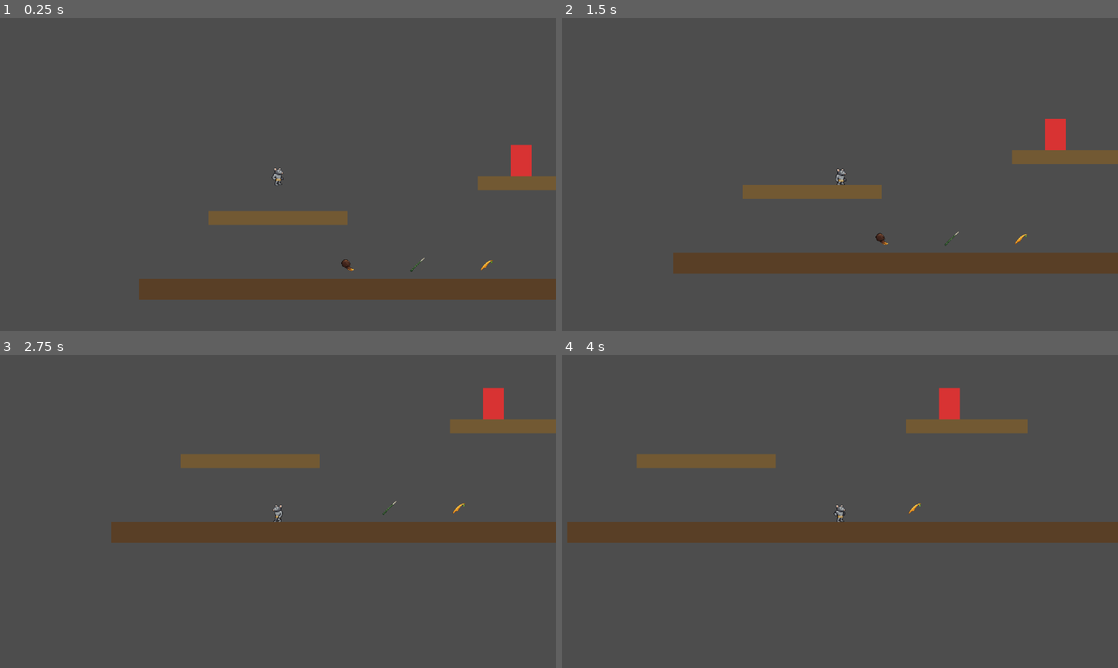
Above: before the commit, frames 1-4 (two rows, left to right).
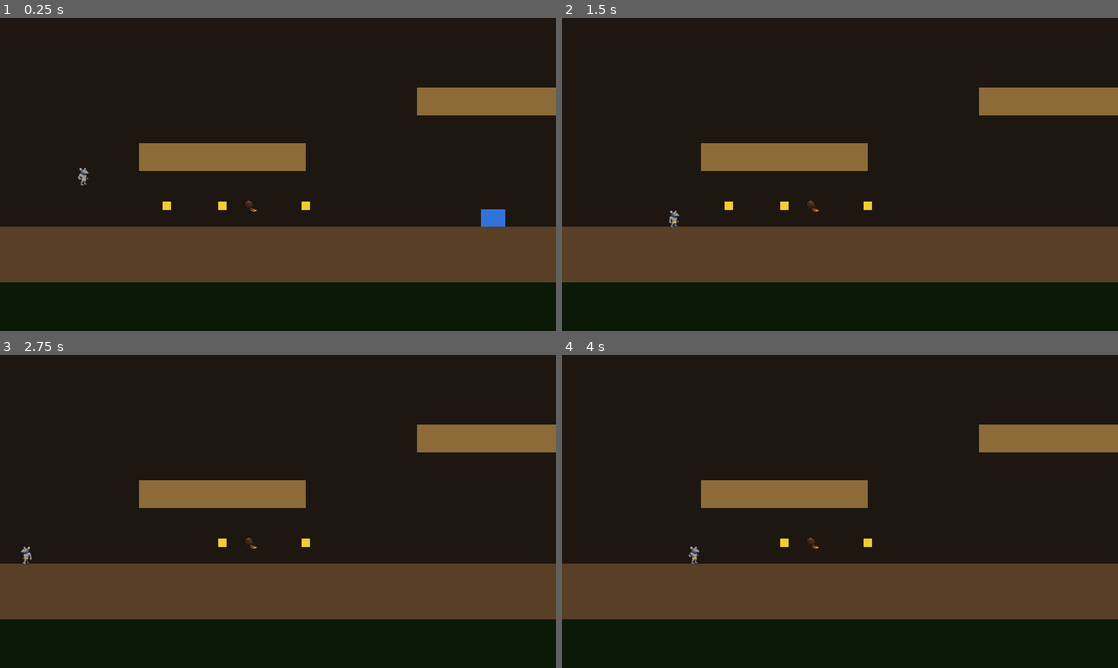
Above: after the commit, the same moments.

Repository: rafaelandrade-dev/formiga-rogue
Game: Godot game, scene res://scenes/world/Zone1.tscn
The game is run twice, just before and just after one commit, with the same random seed, the same clock (stepped at 60 frames per second) and the same inputs. Before the commit the project starts from res://scenes/world/TestLevel.tscn.
Inputs:
- Up to frame 1 (0.25 s): no input
- Up to frame 2 (1.5 s): hold D (move_right) from 0.53 s (still down); tap X (attack_heavy) at 0.6 s; tap Space (jump) at 0.77 s; tap Z (attack_light) at 1.35 s
- Up to frame 3 (2.75 s): tap Space (jump) at 1.52 s; release D (move_right) at 2.03 s; hold A (move_left) from 2.03 s (still down); tap Shift (dash) at 2.1 s
- Up to frame 4 (4 s): release A (move_left) at 2.78 s; hold D (move_right) from 2.78 s (still down); tap F (interact) at 2.85 s; tap Space (jump) at 3.02, 3.77 s; tap C (parry) at 3.6 s

The runs differ from the first frame. In frame 1, 99% of the frame differs, in the area x 0-100%, y 0-100%; in frame 2, 94%; in frame 3, 100%; in frame 4, 100%.

Commit message:
T9 e T10 modelando fases

Diff:
--- a/project.godot
+++ b/project.godot
@@ -11,9 +11,13 @@
 [application]
 
 config/name="FormigaRogue"
-run/main_scene="res://scenes/world/TestLevel.tscn"
+run/main_scene="res://scenes/world/Zone1.tscn"
 config/features=PackedStringArray("4.6", "GL Compatibility")
 config/icon="res://icon.svg"
+
+[autoload]
+
+ResourceManager="*res://scripts/systems/ResourceManager.gd"
 
 [display]
 
@@ -85,10 +89,6 @@
 2d_physics/layer_5="enemy_hitbox"
 2d_physics/layer_6="items"
 
-[autoload]
-
-ResourceManager="*res://scripts/systems/ResourceManager.gd"
-
 [physics]
 
 3d/physics_engine="Jolt Physics"
--- a/scripts/ui/GameOverScreen.gd
+++ b/scripts/ui/GameOverScreen.gd
@@ -32,4 +32,5 @@
 
 
 func _on_restart() -> void:
+	queue_free()
 	get_tree().reload_current_scene()
Not shown, added: scripts/enemies/AranhaEmboscadora.gd.uid
Not shown, added: scripts/enemies/BaseEnemy.gd.uid
Not shown, added: scripts/enemies/BesouroPatrulheiro.gd.uid
Not shown, added: scripts/enemies/EnemyStateMachine.gd.uid
Not shown, added: scripts/enemies/GafanhotoCaminhante.gd.uid
Not shown, added: scripts/systems/HealthComponent.gd.uid
Not shown, added: scripts/systems/ResourceManager.gd.uid
Not shown, added: scripts/systems/ResourcePickup.gd.uid
Not shown, added: scripts/ui/GameOverScreen.gd.uid
Not shown, added: scripts/world/World.gd.uid
Not shown, added: scripts/world/Zone1.gd.uid
